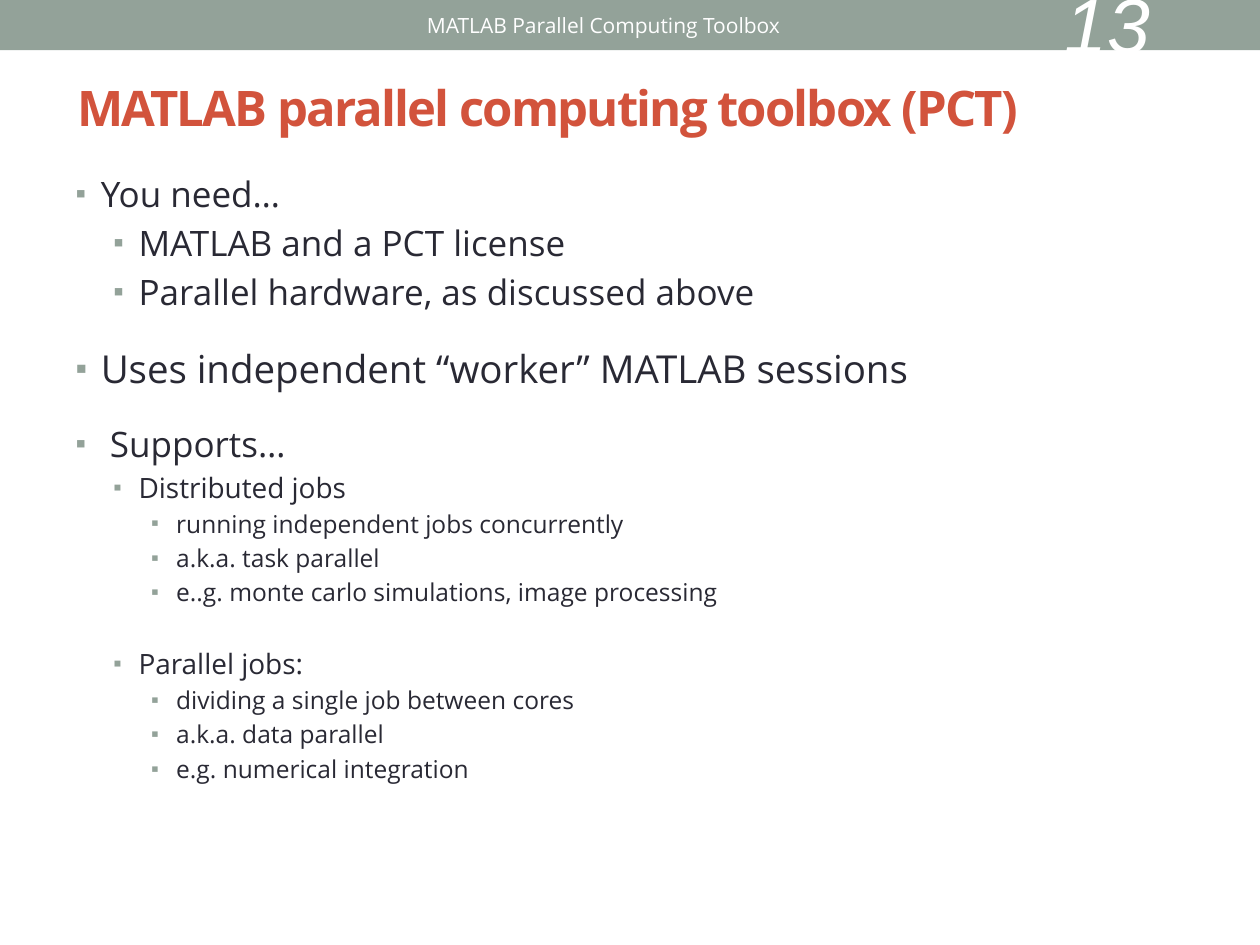
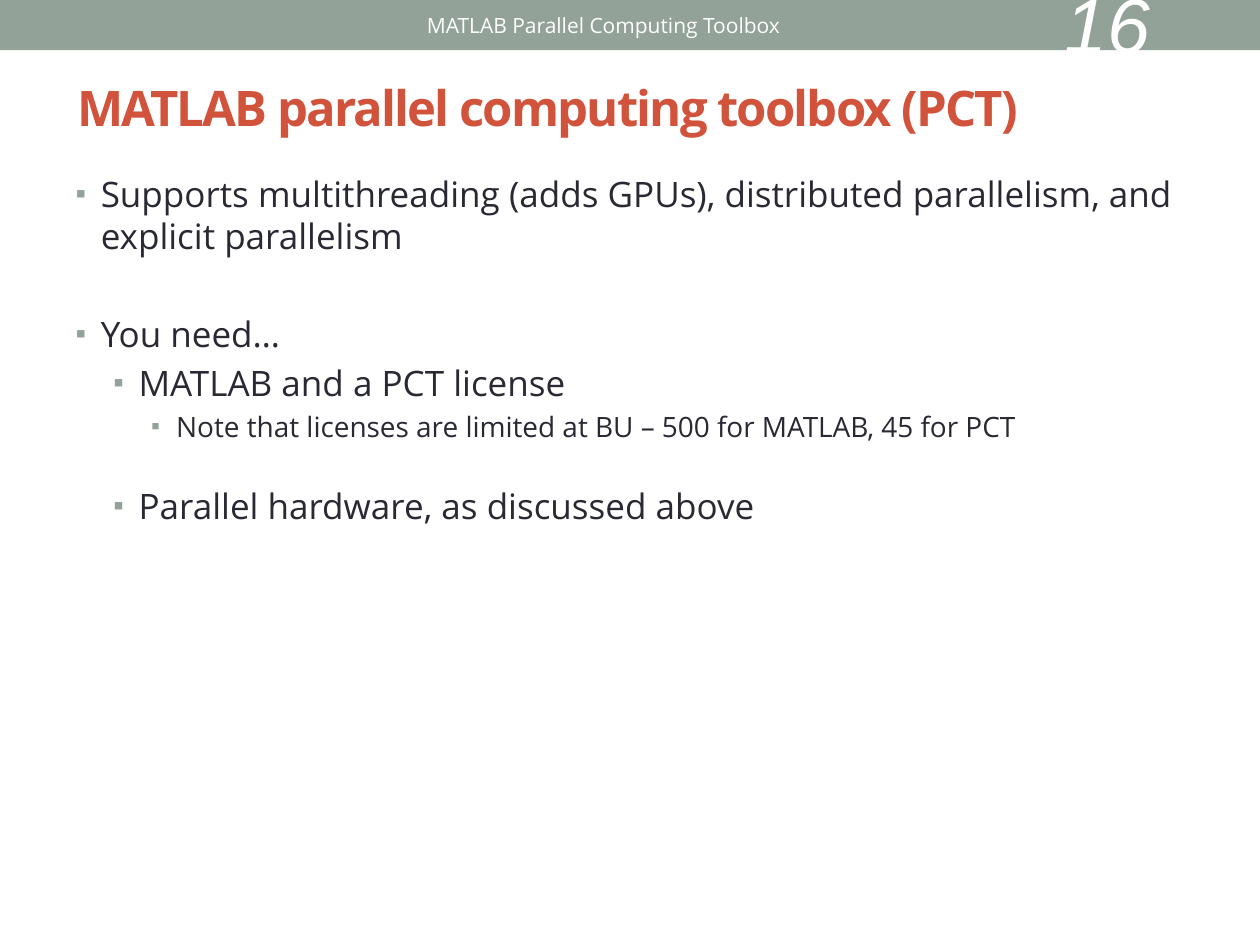
Before and after one commit to keithfma/bu_tutorial_matlab_parallel, a slide deck: slide 16 of slides.pptx (slide 13 before the commit). Drawn at 1260x945 pixels with LibreOffice and Linux fonts; fonts in the diff are those of the drawing. Boxes give left, top, right and bottom in pixels: in the first picture for what was removed or moved away, otherwise in the second. Text is boxed around its words. In the diff, an @@ line names an element or a change of style, - is before the commit and + after.

```diff
--- a/slides.pptx
+++ b/slides.pptx
@@ page number at (1064, 0, 1150, 68): text changed @@
-13
+16
@@ text at (101, 180, 1171, 258): paragraph added @@
+▪ Supports multithreading (adds GPUs), distributed parallelism, and explicit parallelism
@@ text at (101, 353, 908, 784): paragraphs removed @@
-▪ Uses independent “worker” MATLAB sessions
-▪ Supports…
-  ▪ Distributed jobs
-    ▪ running independent jobs concurrently
-    ▪ a.k.a. task parallel
-    ▪ e..g. monte carlo simulations, image processing
-  ▪ Parallel jobs:
-    ▪ dividing a single job between cores
-    ▪ a.k.a. data parallel
-    ▪ e.g. numerical integration
@@ text at (176, 415, 1015, 441): paragraph added @@
+    ▪ Note that licenses are limited at BU – 500 for MATLAB, 45 for PCT
```
Also in this commit, not shown: 18 other slides changed, 8 slides added, 3 other files.
